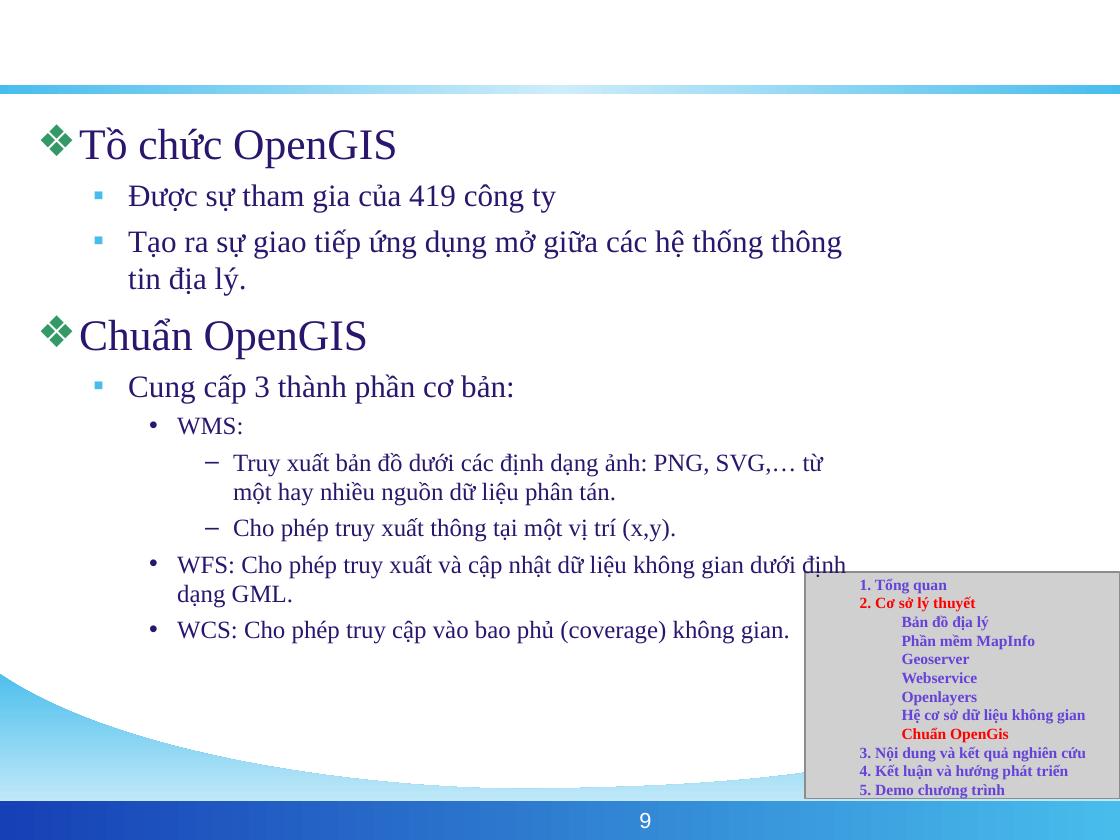
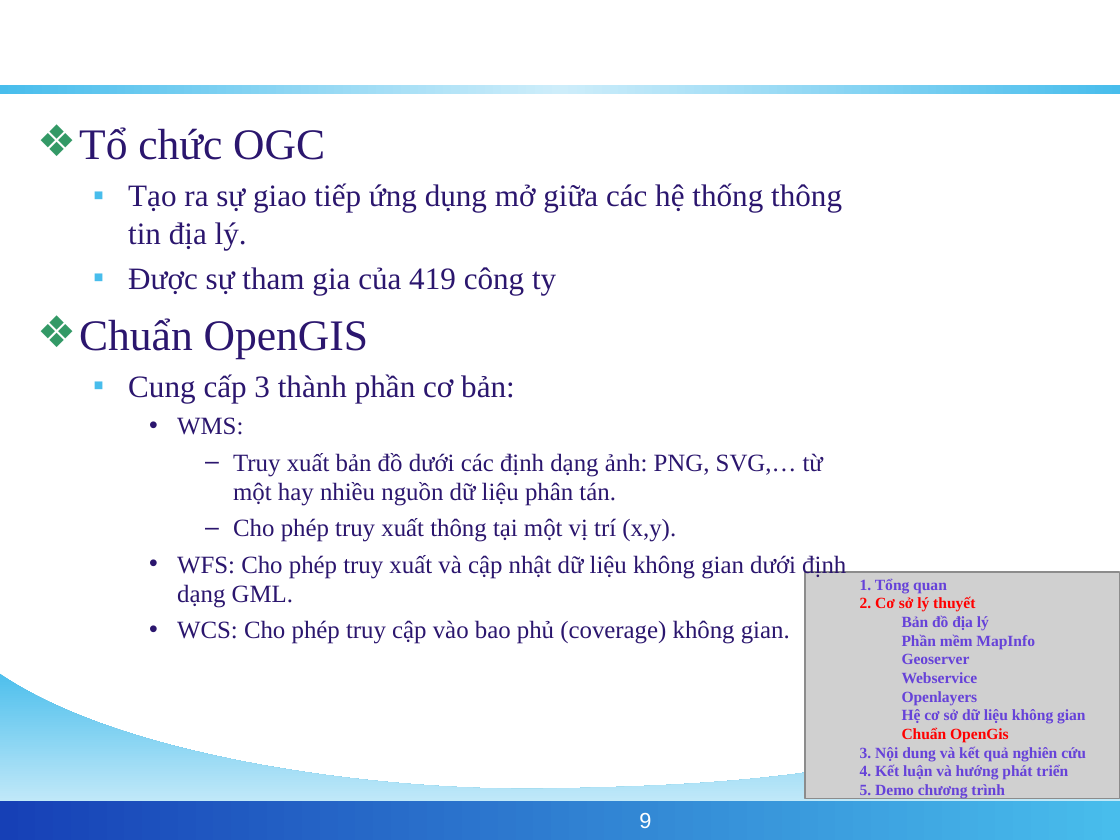
Before and after one commit to phamngsinh/cantho-webgis, a slide deck: slide 9 of Document/Bao Cao/BaoCaoLuanVan.ppt. Drawn at 1120x840 pixels with LibreOffice and Linux fonts; fonts in the diff are those of the drawing; grey boxes stand for pictures; background and template pictures are left out. Boxes give left, top, right and bottom in pixels: in the first picture for what was removed or moved away, otherwise in the second. Text is boxed around its words. In the diff, an @@ line names an element or a change of style, - is before the commit and + after.

```diff
--- a/Document/Bao Cao/BaoCaoLuanVan.ppt
+++ b/Document/Bao Cao/BaoCaoLuanVan.ppt
@@ text at [79,127,842,250]: text changed; size 28 to 20 pt @@
-❖ Tồ chức OpenGIS
+❖ Tổ chức OGC
+  ▪ Tạo ra sự giao tiếp ứng dụng mở giữa các hệ thống thông tin địa lý.
@@ text at [128,229,842,295]: paragraph removed @@
-  ▪ Tạo ra sự giao tiếp ứng dụng mở giữa các hệ thống thông tin địa lý.
```
Also in this commit, not shown: 12 other slides changed, 1 slide added, 1 slide removed.
